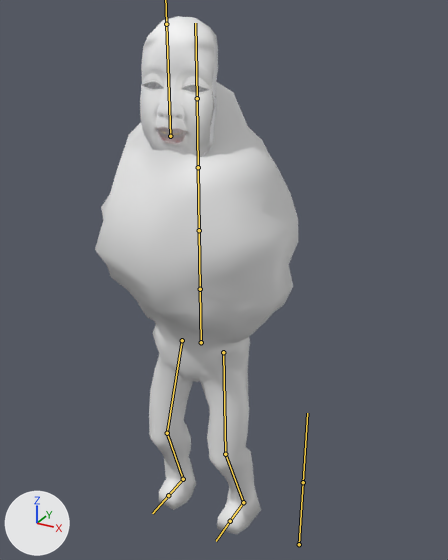
Before and after pictures for a commit that changed the FBX model Assets/Art/Models/enemy/EnemyMonster.fbx.
The view is the same before and after, from a 50 mm camera at (3.38, -5.57, 6.2) aimed at (-0.37, 1.24, 2.8). Arrows for +X, +Y and +Z are at lower left; the lights stay in place. The bones that bend it are drawn over the model as lines.

Names of what the first picture shows: 'flesh_creature', 'mask'.
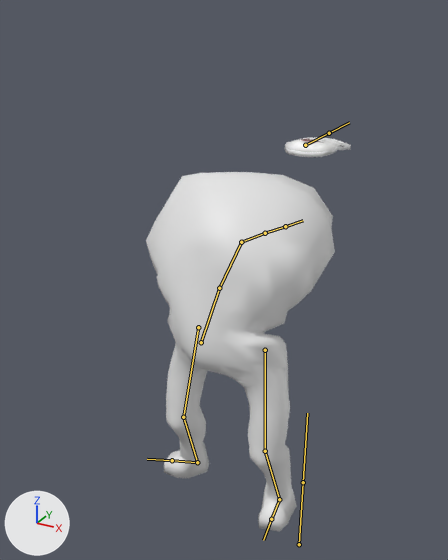
The newer file adds an action. The first version stands in its rest pose; the second is drawn at frame 20 of the action 'monster_rig|recieveHit'.

Diff of the bpy script that builds the scene:
```diff
--- a/Assets/Art/Models/enemy/EnemyMonster.fbx.py
+++ b/Assets/Art/Models/enemy/EnemyMonster.fbx.py
@@ bone_spine1 @@
 bone_spine1 = bpy.data.objects['monster_rig'].pose.bones['spine1']
-bone_spine1.rotation_quaternion = (1.0, 0.0, 0.0, 0.0)  # degrees (0, 0, 0)
+bone_spine1.rotation_quaternion = (0.939, 0.0, 0.0, 0.345)  # degrees (0, 0, 40)
@@ bone_spine2 @@
 bone_spine2 = bpy.data.objects['monster_rig'].pose.bones['spine2']  # child of 'spine1'
-bone_spine2.rotation_quaternion = (1.0, 0.0, 0.0, 0.0)  # degrees (0, 0, 0)
+bone_spine2.rotation_quaternion = (0.992, 0.0, 0.0, 0.128)  # degrees (0, 0, 15)
@@ bone_spine3 @@
 bone_spine3 = bpy.data.objects['monster_rig'].pose.bones['spine3']  # child of 'spine2'
-bone_spine3.rotation_quaternion = (1.0, 0.0, 0.0, 0.0)  # degrees (0, 0, 0)
+bone_spine3.rotation_quaternion = (0.933, 0.0, 0.0, 0.361)  # degrees (0, 0, 42)
@@ bone_spine4 @@
 bone_spine4 = bpy.data.objects['monster_rig'].pose.bones['spine4']  # child of 'spine3'
-bone_spine4.rotation_quaternion = (1.0, 0.0, 0.0, 0.0)  # degrees (0, 0, 0)
+bone_spine4.rotation_quaternion = (1.0, 0.0, 0.0, 0.017)  # degrees (0, 0, 2)
@@ bone_leg1_l @@
 bone_leg1_l = bpy.data.objects['monster_rig'].pose.bones['leg1.L']
-bone_leg1_l.location = (0.0, 0.0, 0.0)
+bone_leg1_l.location = (-0.4, 0.0, -0.29)
@@ bone_feet_l @@
 bone_feet_l = bpy.data.objects['monster_rig'].pose.bones['feet.L']  # child of 'leg2.L'
-bone_feet_l.rotation_quaternion = (1.0, 0.0, 0.0, 0.0)  # degrees (0, 0, 0)
+bone_feet_l.rotation_quaternion = (0.997, -0.004, 0.0, 0.075)  # degrees (0, 0, 9)
@@ bone_leg1_r @@
 bone_leg1_r = bpy.data.objects['monster_rig'].pose.bones['leg1.R']
-bone_leg1_r.location = (0.0, 0.0, 0.0)
+bone_leg1_r.location = (0.01, -0.06, -0.39)
@@ bone_feet_r @@
 bone_feet_r = bpy.data.objects['monster_rig'].pose.bones['feet.R']  # child of 'leg2.R'
-bone_feet_r.rotation_quaternion = (1.0, 0.0, 0.0, 0.0)  # degrees (0, 0, 0)
+bone_feet_r.rotation_quaternion = (0.831, 0.031, 0.0, -0.556)  # degrees (3, 2, -68)
@@ bone_mask @@
 bone_mask = bpy.data.objects['monster_rig'].pose.bones['mask']
-bone_mask.location = (0.0, 0.0, 0.0)
-bone_mask.rotation_quaternion = (1.0, 0.0, 0.0, 0.0)  # degrees (0, 0, 0)
+bone_mask.location = (0.0, -0.72, 3.58)
+bone_mask.rotation_quaternion = (0.712, 0.702, 0.0, 0.0)  # degrees (89, 0, 0)
```

Boxes (x1, y1, x2, y2) around the edits, measured in the pictures (448 x 560 px):
'flesh_creature', posed (7% narrower, 20% shorter)
    before: (95, 82, 298, 534)
    after: (146, 172, 335, 532)
'mask', posed
    before: (140, 16, 218, 157)
    after: (285, 137, 351, 157)
bone 'spine1', root to tip
    before: (201, 342) to (200, 289)
    after: (201, 342) to (219, 288)
bone 'spine2', root to tip
    before: (200, 289) to (199, 230)
    after: (219, 288) to (241, 242)
bone 'spine3', root to tip
    before: (199, 230) to (198, 167)
    after: (241, 242) to (265, 233)
bone 'spine4', root to tip
    before: (198, 167) to (197, 98)
    after: (265, 233) to (285, 226)
bone 'leg1.L', root to tip
    before: (223, 352) to (225, 454)
    after: (265, 350) to (265, 451)
bone 'feet.L', root to tip
    before: (243, 502) to (230, 521)
    after: (279, 499) to (271, 519)
bone 'leg1.R', root to tip
    before: (182, 340) to (167, 433)
    after: (198, 327) to (183, 417)
bone 'feet.R', root to tip
    before: (183, 479) to (168, 495)
    after: (197, 462) to (172, 460)
bone 'mask', root to tip
    before: (170, 136) to (166, 24)
    after: (305, 145) to (329, 133)
